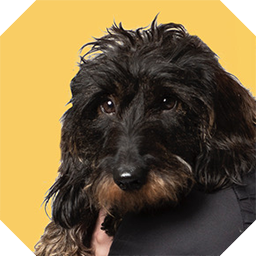
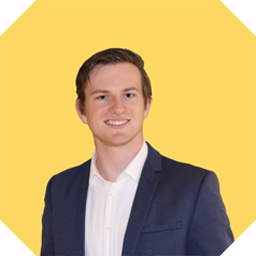
Revision of a layered 256px x 256px image; what changed, layer by layer:
added layer "Layer 10" above "Layer 9" over [0, 0, 256, 256]
